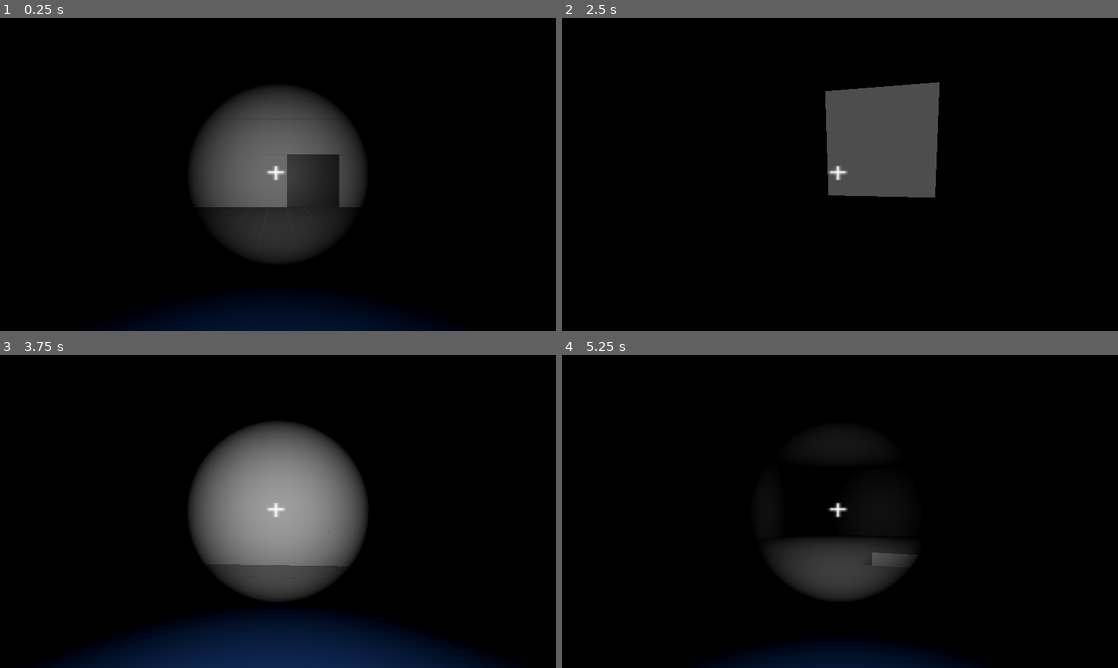
Above: before the commit, frames 1-4 (two rows, left to right).
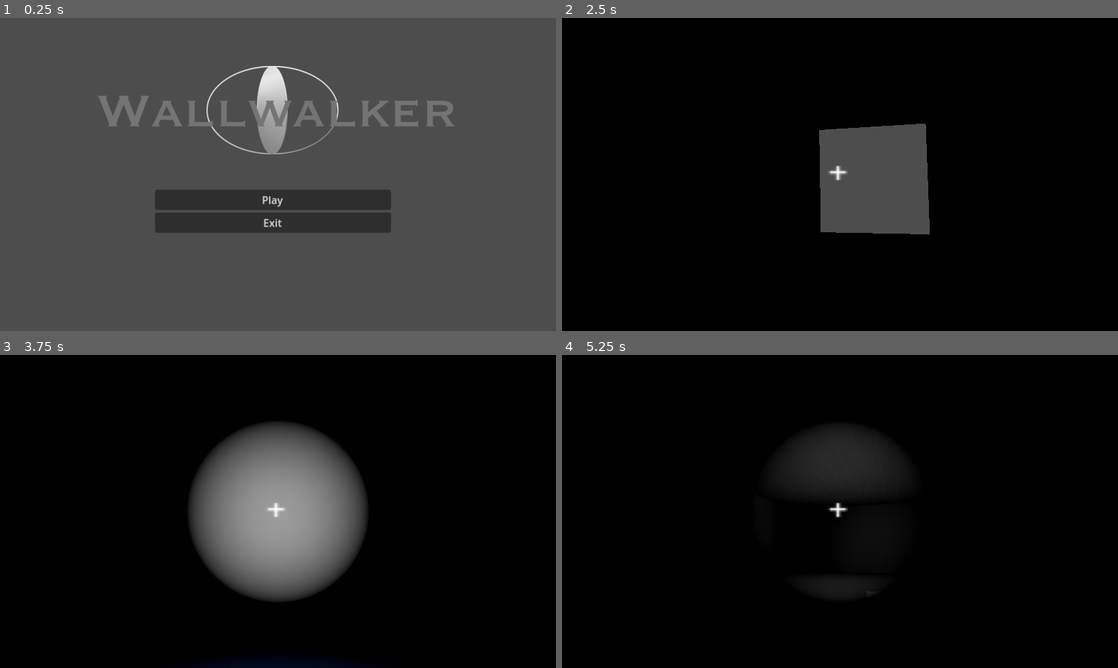
Above: after the commit, the same moments.

Repository: HanSolo626/Wallwalker
Game: Godot game, scene res://scenes/main_menu.tscn
Same seed, same stepped clock (60 frames per second), same inputs: the game is played once before the commit and once after it. Before the commit the project starts from res://scenes/world.tscn.
Inputs (mouse positions are in pixels of both pictures, inside the frame that each line leads up to):
- Up to frame 1 (0.25 s): no input
- Up to frame 2 (2.5 s): click (834, 199) at 0.5 s, where only the run after the commit has a clickable "Play"; tap Enter (ui_accept) at 1.25, 2 s; move the mouse to (867, 174) at 1.27 s; hold Up (ui_up) from 1.28 s (still down); tap L (flashlight) at 1.35 s; tap Space (jump) at 1.52, 2.27 s; move the mouse to (812, 174) at 2.02 s; right-click (812, 174) at 2.1 s
- Up to frame 3 (3.75 s): keep holding Up (ui_up); move the mouse to (289, 505) at 2.77 s; hold Shift (shift_key) 2.78-3.53 s; move the mouse to (272, 517) at 3.52 s; tap L (flashlight) at 3.6 s
- Up to frame 4 (5.25 s): keep holding Up (ui_up); tap Space (jump) at 3.77, 4.52 s; tap Enter (ui_accept) at 4.25 s; move the mouse to (878, 514) at 4.27 s; right-click (878, 514) at 4.35 s; move the mouse to (795, 508) at 5.02 s; tap Shift (shift_key) at 5.1 s

The runs differ from the first frame. In frame 1, 94% of the frame differs, in the area x 0-100%, y 0-100%; in frame 2, 5.6%; in frame 3, 10%; in frame 4, 6.9%.

Commit message:
added pause menu

Diff:
--- a/project.godot
+++ b/project.godot
@@ -14,7 +14,7 @@
 config/description="A development version of Wallwalker
 "
 config/version="0.1.1"
-run/main_scene="res://scenes/world.tscn"
+run/main_scene="res://scenes/main_menu.tscn"
 config/features=PackedStringArray("4.2", "Forward Plus")
 run/max_fps=60
 boot_splash/show_image=false
--- a/scenes/main menu.tscn
+++ b/scenes/main_menu.tscn
@@ -1,7 +1,7 @@
 [gd_scene load_steps=3 format=3 uid="uid://nufqsu6ppn36"]
 
-[ext_resource type="Texture2D" uid="uid://budv8vuqw2ed" path="res://wall walker title.png" id="1_1bk6d"]
-[ext_resource type="Script" path="res://scripts/main menu.gd" id="1_05555"]
+[ext_resource type="Script" path="res://scripts/main menu.gd" id="1_bb7ei"]
+[ext_resource type="Texture2D" uid="uid://budv8vuqw2ed" path="res://wall walker title.png" id="2_obc43"]
 
 [node name="Control" type="Control"]
 layout_mode = 3
--- a/scenes/world.tscn
+++ b/scenes/world.tscn
@@ -1,9 +1,10 @@
-[gd_scene load_steps=8 format=3 uid="uid://d0udkcrdxrxmj"]
+[gd_scene load_steps=10 format=3 uid="uid://d0udkcrdxrxmj"]
 
 [ext_resource type="PackedScene" uid="uid://die75m3up6sa4" path="res://scenes/player.tscn" id="2_84cls"]
 [ext_resource type="MeshLibrary" uid="uid://by7wgwg3b1ijh" path="res://resources/MeshLibraries/sci_fi.tres" id="2_vx3nt"]
 [ext_resource type="Script" path="res://scripts/DungeonGridMap.gd" id="3_dskgd"]
 [ext_resource type="PackedScene" uid="uid://2iu77vgffn7u" path="res://scenes/basic_door.tscn" id="4_xmmtl"]
+[ext_resource type="Script" path="res://scripts/PauseMenu.gd" id="5_2g0vb"]
 
 [sub_resource type="ProceduralSkyMaterial" id="ProceduralSkyMaterial_d783x"]
 sky_top_color = Color(0.448753, 0.446873, 0.455253, 1)
@@ -21,6 +22,9 @@
 ambient_light_energy = 0.0
 reflected_light_source = 1
 volumetric_fog_density = 0.059
+
+[sub_resource type="Theme" id="Theme_o2i6n"]
+default_font_size = 42
 
 [node name="World" type="Node3D"]
 
@@ -61,3 +65,69 @@
 collision_layer = 2
 script = ExtResource("3_dskgd")
 sliding_door = ExtResource("4_xmmtl")
+
+[node name="PauseMenu" type="Control" parent="."]
+process_mode = 3
+visible = false
+layout_mode = 3
+anchors_preset = 8
+anchor_left = 0.5
+anchor_top = 0.5
+anchor_right = 0.5
+anchor_bottom = 0.5
+offset_left = -20.0
+offset_top = -20.0
+offset_right = 20.0
+offset_bottom = 20.0
+grow_horizontal = 2
+grow_vertical = 2
+script = ExtResource("5_2g0vb")
+
+[node name="VBoxContainer" type="VBoxContainer" parent="PauseMenu"]
+top_level = true
+layout_mode = 1
+anchors_preset = 8
+anchor_left = 0.5
+anchor_top = 0.5
+anchor_right = 0.5
+anchor_bottom = 0.5
+offset_left = -358.5
+offset_top = -105.0
+offset_right = 358.5
+offset_bottom = 105.0
+grow_horizontal = 2
+grow_vertical = 2
+
+[node name="ResumeButton" type="Button" parent="PauseMenu/VBoxContainer"]
+layout_mode = 2
+theme = SubResource("Theme_o2i6n")
+text = "Resume"
+
+[node name="ExitToMainMenuButton" type="Button" parent="PauseMenu/VBoxContainer"]
+layout_mode = 2
+theme = SubResource("Theme_o2i6n")
+text = "Exit to Main Menu"
+
+[node name="ExitGameButton" type="Button" parent="PauseMenu/VBoxContainer"]
+layout_mode = 2
+theme = SubResource("Theme_o2i6n")
+text = "Exit Game"
+
+[node name="ColorRect" type="ColorRect" parent="PauseMenu"]
+layout_mode = 1
+anchors_preset = 8
+anchor_left = 0.5
+anchor_top = 0.5
+anchor_right = 0.5
+anchor_bottom = 0.5
+offset_left = -1679.0
+offset_top = -852.5
+offset_right = 1679.0
+offset_bottom = 852.5
+grow_horizontal = 2
+grow_vertical = 2
+color = Color(0, 0, 0, 0.313726)
+
+[connection signal="pressed" from="PauseMenu/VBoxContainer/ResumeButton" to="PauseMenu" method="_on_resume_button_pressed"]
+[connection signal="pressed" from="PauseMenu/VBoxContainer/ExitToMainMenuButton" to="PauseMenu" method="_on_exit_to_main_menu_button_pressed"]
+[connection signal="pressed" from="PauseMenu/VBoxContainer/ExitGameButton" to="PauseMenu" method="_on_exit_game_button_pressed"]
--- /dev/null
+++ b/scripts/PauseMenu.gd
@@ -0,0 +1,32 @@
+extends Control
+
+
+
+func _process(delta):
+	# Check for pause
+	if Input.is_action_just_pressed("quit"):
+		if get_tree().paused == true:
+			get_tree().paused = false
+			Input.set_mouse_mode(Input.MOUSE_MODE_CAPTURED)
+			hide()
+		else:
+			get_tree().paused = true
+			Input.set_mouse_mode(Input.MOUSE_MODE_VISIBLE)
+			show()
+
+
+
+func _on_resume_button_pressed():
+	get_tree().paused = false
+	Input.set_mouse_mode(Input.MOUSE_MODE_CAPTURED)
+	hide()
+
+
+func _on_exit_to_main_menu_button_pressed():
+	get_tree().paused = false
+	hide()
+	get_tree().change_scene_to_file("res://scenes/main_menu.tscn")
+
+
+func _on_exit_game_button_pressed():
+	get_tree().quit()
--- a/scripts/player.gd
+++ b/scripts/player.gd
@@ -279,9 +279,6 @@
 
 func _physics_process(delta):
 
-	# Check for quit
-	if Input.is_action_just_pressed("quit"):
-		get_tree().quit()
 
 	# Add the gravity.
 	if positive:
@@ -372,3 +369,7 @@
 	transform = transform.orthonormalized()
 	camera_3d.transform = camera_3d.transform.orthonormalized()
 	move_and_slide()
+
+
+func _on_exit_game_button_pressed():
+	pass # Replace with function body.
Not shown: 8 places in resources/MeshLibraries/sci_fi.tres that only renumber resources
Not shown: 2 places in scenes/main_menu.tscn that only renumber resources
